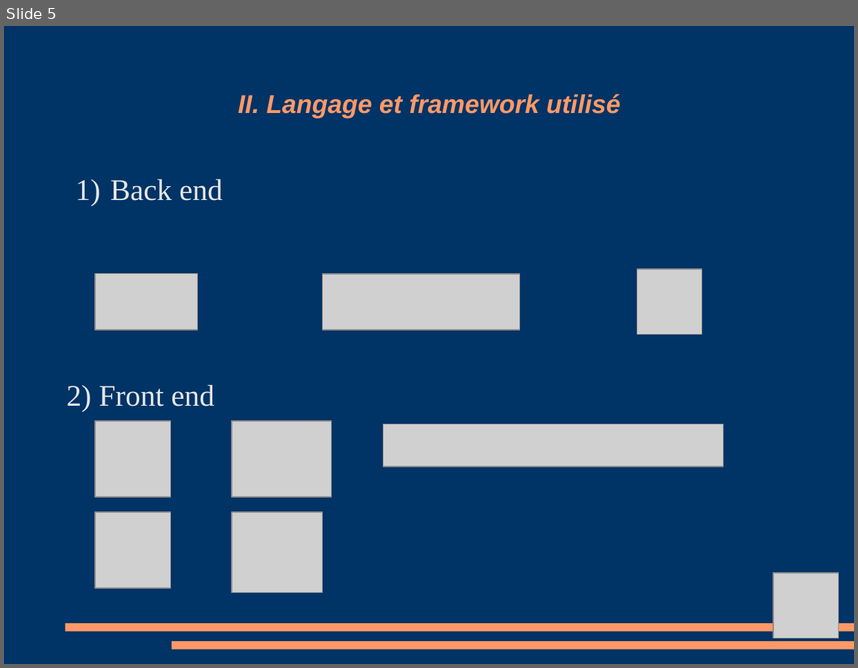
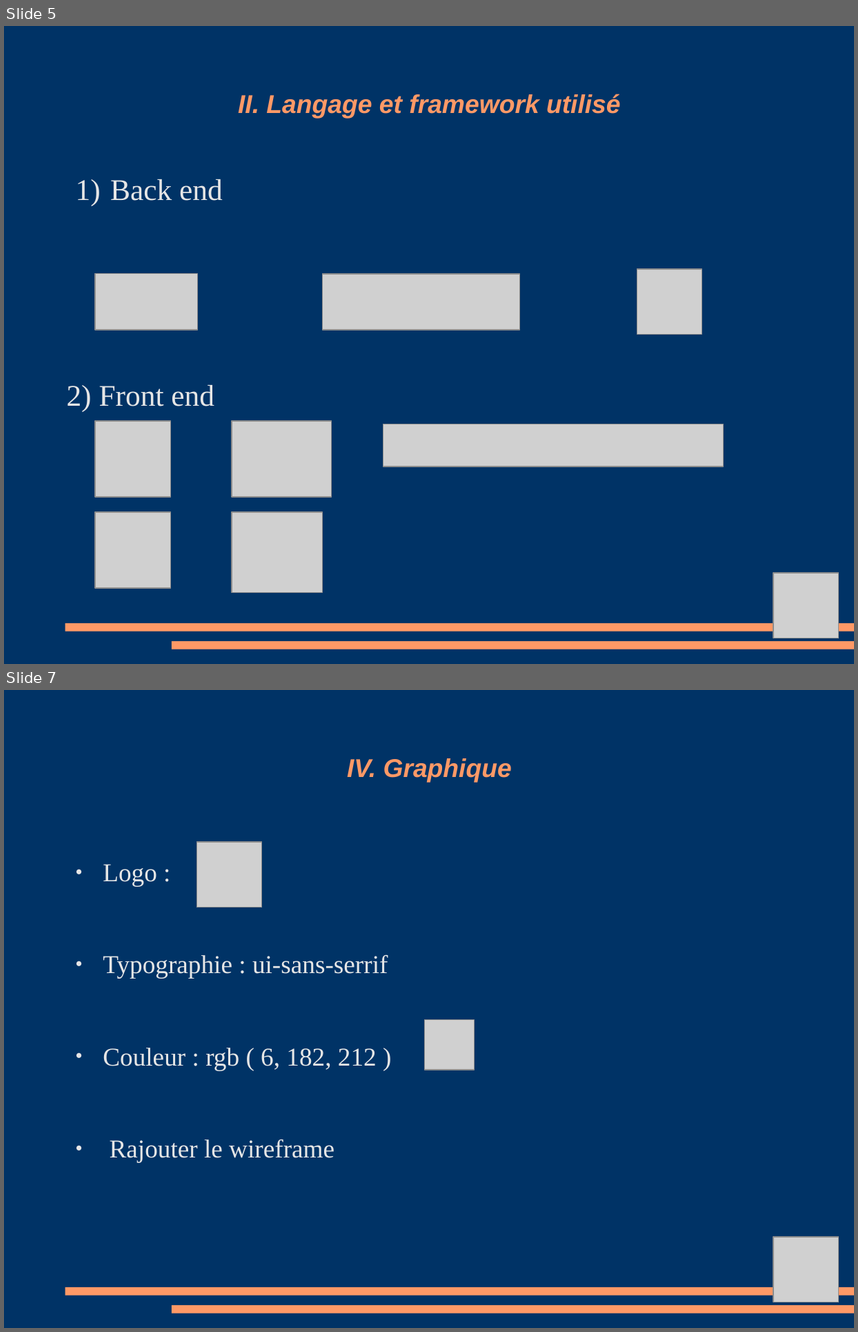
Before and after one commit to Amoun82/Librairy, a slide deck: Debut projet diplome/Projet Diapo.odp. Shown one above the other, each under a label of ours: slide 5 before the commit, slides 5 and 7 after it; the slides between them are not shown. The pictures are 858x668 and 858x1332 pixels, drawn with LibreOffice and Linux fonts; fonts in the diff are those of the drawing; grey boxes stand for pictures. Boxes give left, top, right and bottom in pixels: in the first picture for what was removed or moved away, otherwise in the second. Text is boxed around its words. In the diff, an @@ line names an element or a change of style, - is before the commit and + after.

```diff
--- a/Debut projet diplome/Projet Diapo.odp
+++ b/Debut projet diplome/Projet Diapo.odp
@@ slide 7 added at bbox=[4, 690, 854, 1328], background #003366; not listed: 2 template elements that a slide beside it also shows @@
@@ title added at bbox=[347, 758, 512, 782], 24 pt, text #FF9966, bold, italic @@
+IV. Graphique
@@ picture added at bbox=[197, 842, 263, 907] @@
@@ text added at bbox=[103, 864, 388, 1162], 24 pt, text #E6E6E6 @@
+● Logo :
+● Typographie : ui-sans-serrif
+● Couleur : rgb ( 6, 182, 212 )
+● Rajouter le wireframe
@@ picture added at bbox=[425, 1020, 475, 1070] @@
@@ picture added at bbox=[774, 1237, 840, 1303] @@
```
Also in this commit, not shown: 8 slides changed, 2 other slides added, 2 slides removed, 1 other file.
